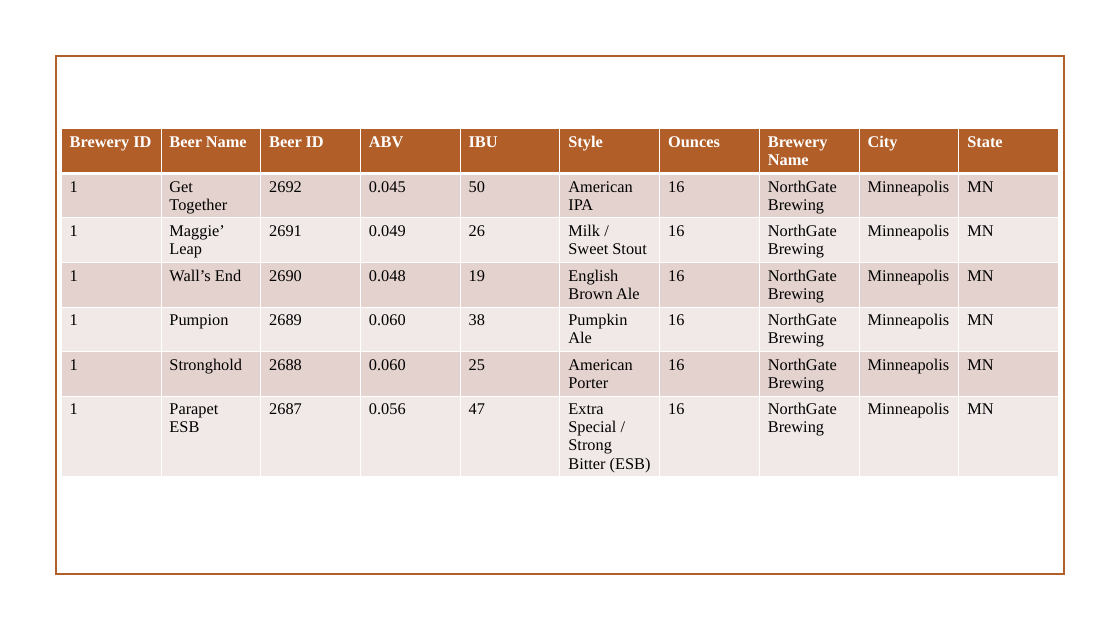
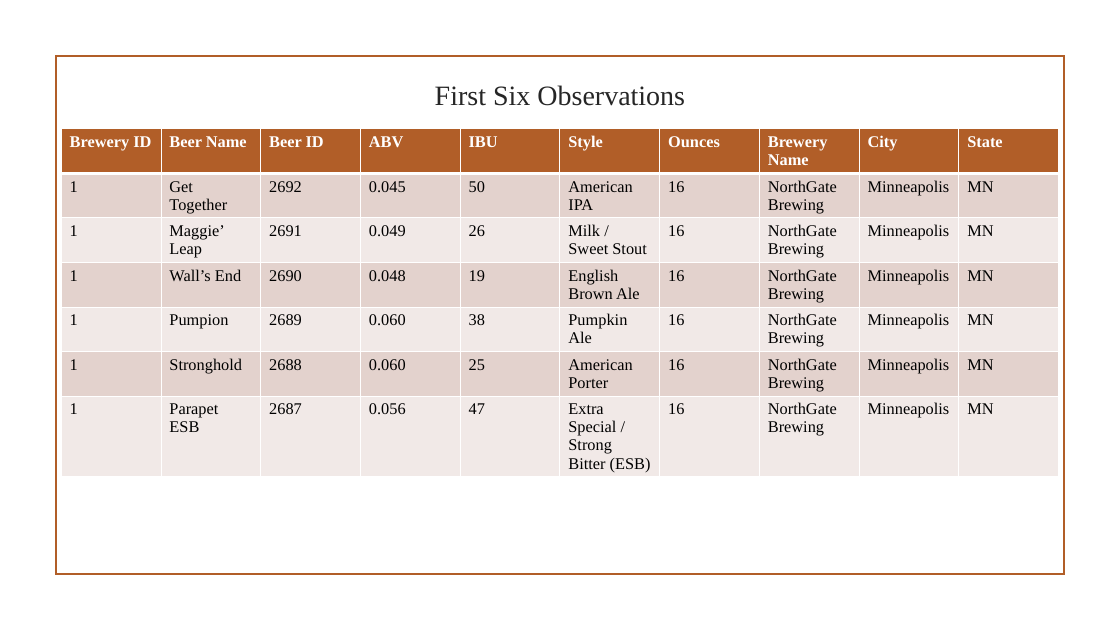
Before and after one commit to daveknockwin/MSDSCaseStudy1, a slide deck: slide 6 of The Pursuit of Hoppiness.pptx. Drawn at 1120x630 pixels with LibreOffice and Linux fonts; fonts in the diff are those of the drawing; background and template pictures are left out. Boxes give left, top, right and bottom in pixels: in the first picture for what was removed or moved away, otherwise in the second. Text is boxed around its words. In the diff, an @@ line names an element or a change of style, - is before the commit and + after.

```diff
--- a/The Pursuit of Hoppiness.pptx
+++ b/The Pursuit of Hoppiness.pptx
@@ text added at (x1=435, y1=85, x2=685, y2=106), 24 pt, text #262626 @@
+First Six Observations
```
Also in this commit, not shown: 16 other slides changed, 8 slides added, 3 slides removed.
